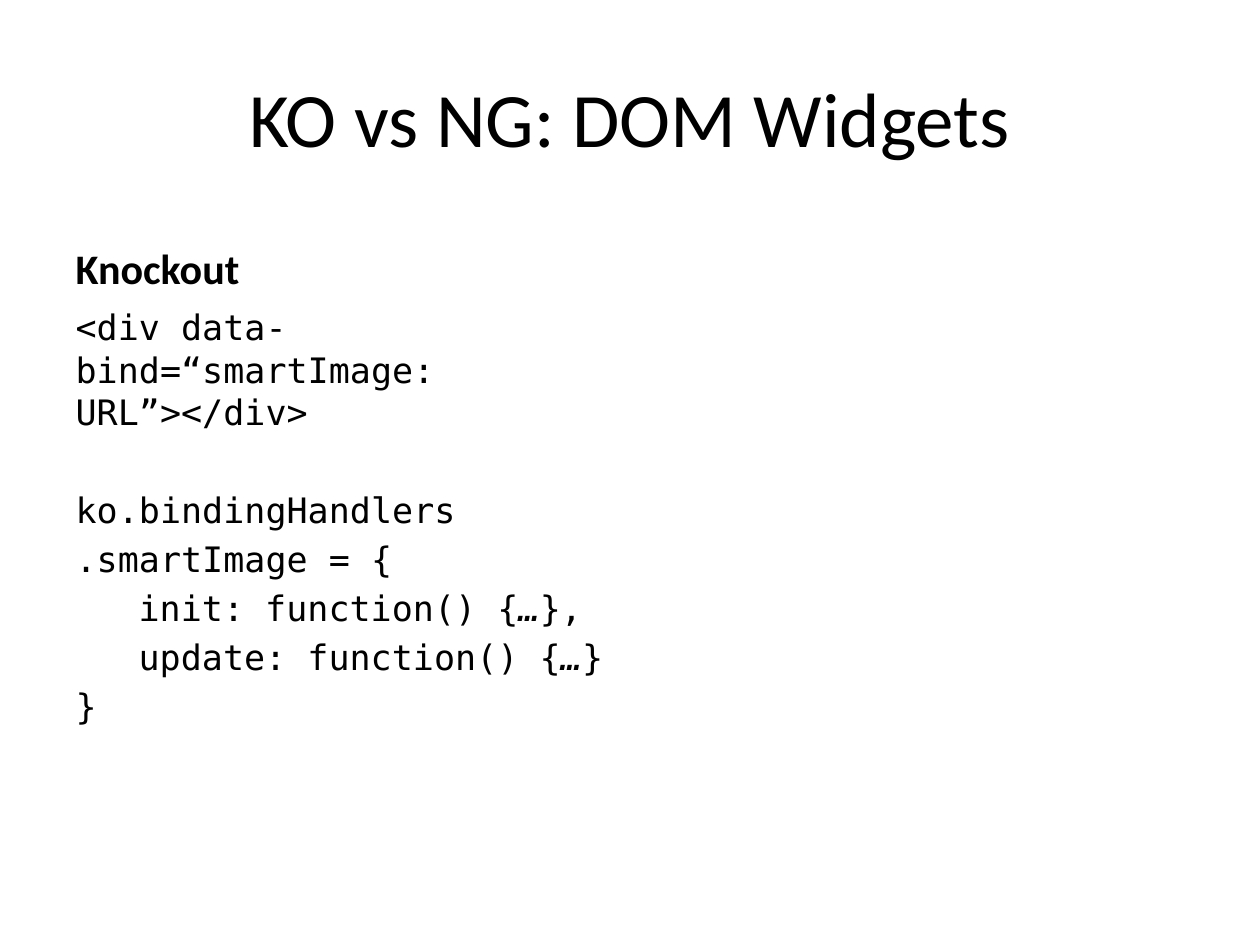
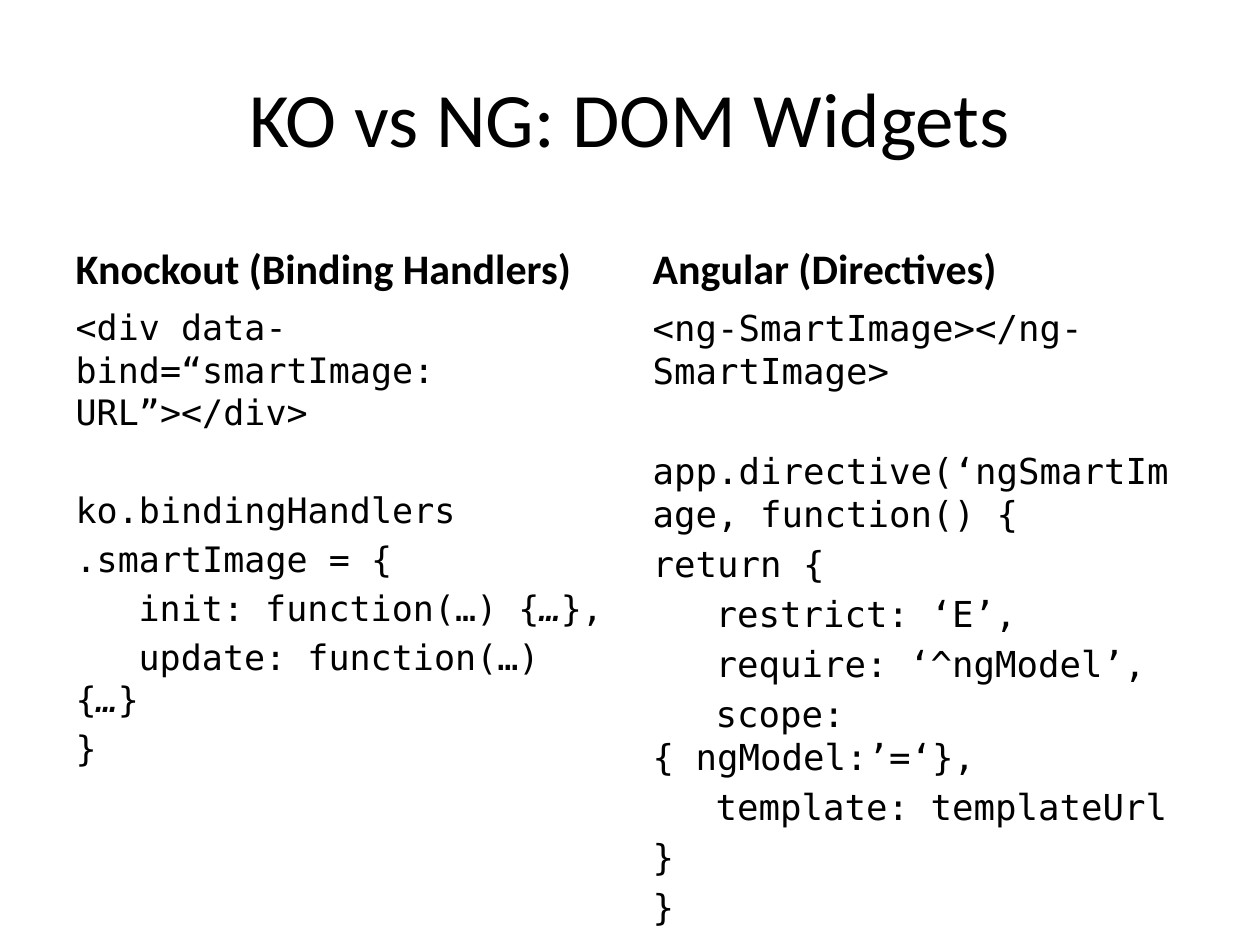
Before and after one commit to Moollihawkja/KOvsNG, a slide deck: slide 16 of KOvsNG.pptx (slide 15 before the commit). Drawn at 1260x945 pixels with LibreOffice and Linux fonts; fonts in the diff are those of the drawing. Boxes give left, top, right and bottom in pixels: in the first picture for what was removed or moved away, otherwise in the second. Text is boxed around its words. In the diff, an @@ line names an element or a change of style, - is before the commit and + after.

Commit message:
Added Angular learning

```diff
--- a/KOvsNG.pptx
+++ b/KOvsNG.pptx
@@ text at <box>76,253,571,291</box>: text changed @@
-Knockout
+Knockout (Binding Handlers)
@@ text added at <box>653,253,996,291</box>, 24 pt, text #000000, bold @@
+Angular (Directives)
@@ text added at <box>653,314,1169,828</box>, 20.4 pt, text #000000 @@
+<ng-SmartImage></ng-SmartImage>
+app.directive(‘ngSmartImage, function() {
+return {
+restrict: ‘E’,
+require: ‘^ngModel’,
+scope: { ngModel:’=‘},
+template: templateUrl
+}
+}
@@ text at <box>139,594,539,678</box>: text changed @@
-init: function() {…},
-update: function() {…}
+init: function(…) {…},
+update: function(…) {…}
```
Also in this commit, not shown: 14 other slides changed, 1 slide added, 1 slide removed, 5 other files.
